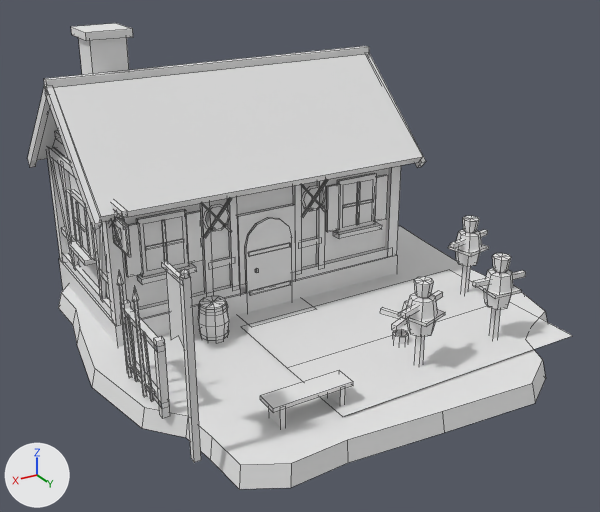
One commit to the FBX model Assets/Village/Models/Village_House_Barracks.fbx: the scene before it, then after it.
Rendered twice from a 50 mm lens placed at (8.4, 13.72, 8.21), pointed at (0.3, 0.23, 1.46). The lights are fixed; the arrows at lower left show +X, +Y and +Z. The picture after the commit comes second. Mesh edges are drawn as thin lines. Where no turn or scale is listed for an object, it has been applied to the vertices.

The first picture shows 'Village_House_Barracks'.
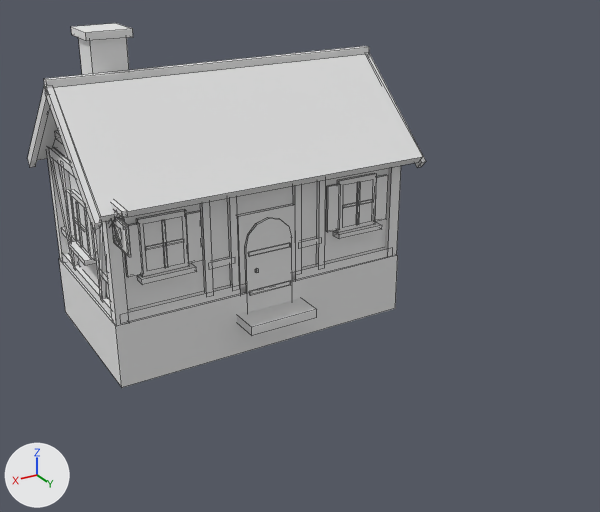
Edits to the bpy script that builds the scene:
```text
Change me_village_house_barracks:
    used by ob_village_house_barracks; location = (0.0, 0.0, 0.0)
    remove me_village_house_barracks.from_pydata(...)  # 1630 vertices, 1232 faces; spans x -4.9..4.8, y -4.88..4.75, z -0.9..5.84
    add me_village_house_barracks.from_pydata(...)  # 908 vertices, 655 faces; spans x -3.17..4.37, y -4.88..0.38, z -0.9..5.84
    me_village_house_barracks part 1: 64 loose pieces with 722 vertices, spanning x -4.9..4.8, y -4.4..4.75, z -0.35..3.33, are deleted
```

What differs and where, as boxes (x1, y1, x2, y2) in the pictures (600 x 512 px):
'Village_House_Barracks', reshaped (27% narrower, 22% shorter)
    before: (27, 23, 572, 489)
    after: (27, 23, 426, 387)
part 1 of me_village_house_barracks, deleted
    before: (58, 179, 572, 489)
